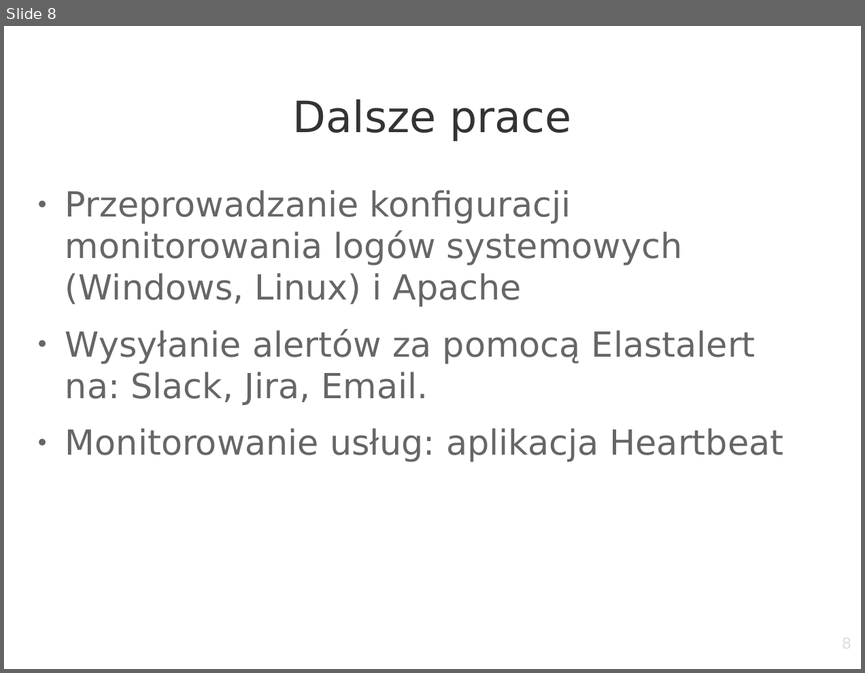
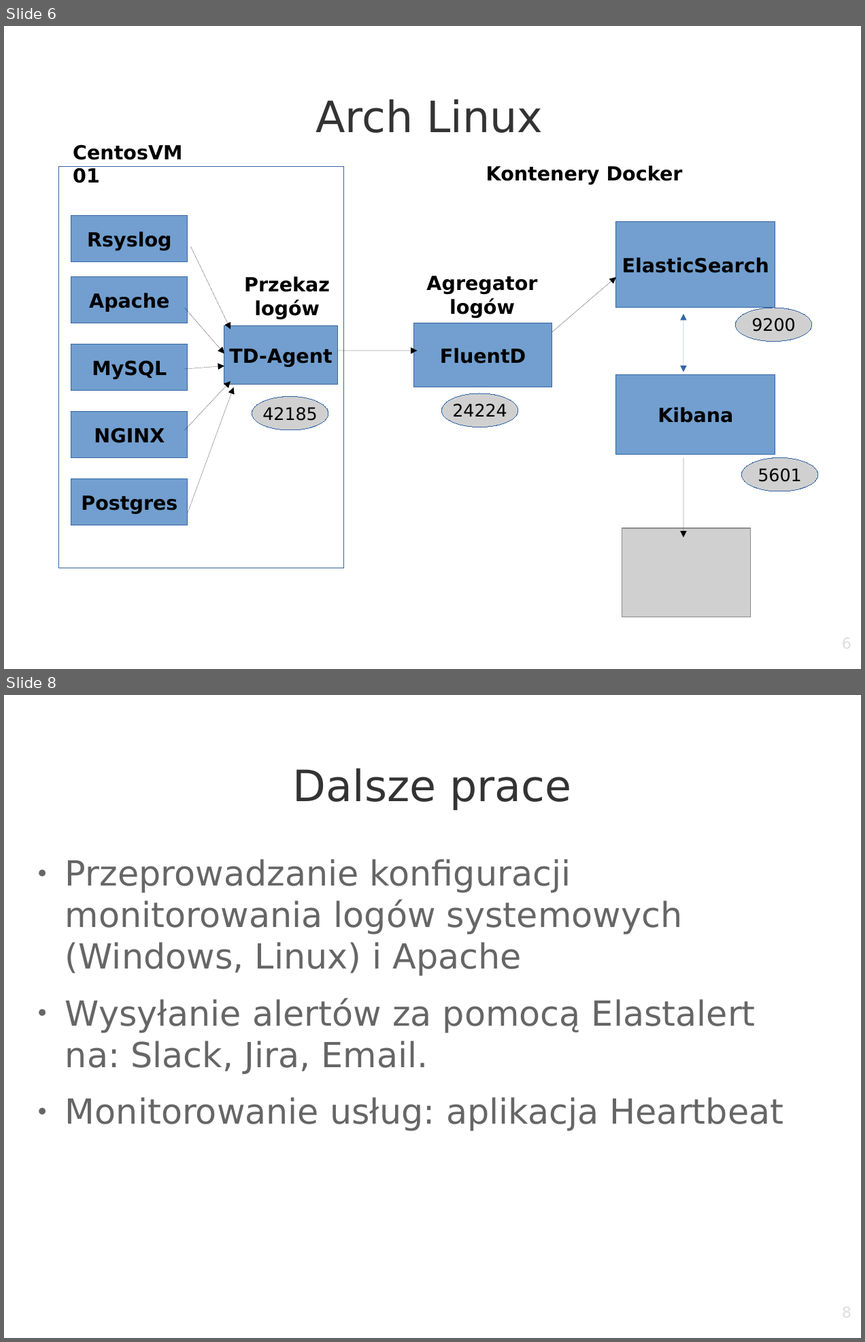
Before and after one commit to szymow/ELK, a slide deck: praca-magisterska.odp. Shown one above the other, each under a label of ours: slide 8 before the commit, slides 6 and 8 after it; the slides between them are not shown. The pictures are 865x673 and 865x1342 pixels, drawn with LibreOffice and Linux fonts; fonts in the diff are those of the drawing; grey boxes stand for pictures; background and template pictures are left out. Boxes give left, top, right and bottom in pixels: in the first picture for what was removed or moved away, otherwise in the second. Text is boxed around its words. In the diff, an @@ line names an element or a change of style, - is before the commit and + after.

```diff
--- a/praca-magisterska.odp
+++ b/praca-magisterska.odp
@@ slide 6 added at [4,26,861,669], background picture (left out) @@
@@ title added at [315,99,543,133], 40 pt, text #333333 @@
+Arch Linux
@@ text added at [65,136,200,189], 18 pt, text #000000, bold @@
+CentosVM01
@@ rectangle added at [59,167,344,568], outline #3465A4 0 pt @@
@@ text added at [486,165,683,184], 18 pt, text #000000, bold @@
+Kontenery Docker
@@ rectangle added at [71,216,188,261], fill #729FCF, outline #3465A4 0 pt, 18 pt, text #000000, bold @@
+Rsyslog
@@ rectangle added at [616,222,775,308], fill #729FCF, outline #3465A4 0 pt, 18 pt, text #000000, bold @@
+ElasticSearch
@@ arrow added from (190, 246) to (230, 329), #000000 0 pt @@
@@ rectangle added at [71,277,188,323], fill #729FCF, outline #3465A4 0 pt, 18 pt, text #000000, bold @@
+Apache
@@ text added at [244,276,330,319], 18 pt, text #000000, bold @@
+Przekaz logów
@@ text added at [426,276,537,318], 18 pt, text #000000, bold @@
+Agregator logów
@@ arrow added from (552, 332) to (616, 277), #000000 0 pt @@
@@ arrow added from (184, 308) to (224, 353), #000000 0 pt @@
@@ picture added at [736,308,812,341], 16 pt, text #000000 @@
+9200
@@ rectangle added at [224,326,338,384], fill #729FCF, outline #3465A4 0 pt, 18 pt, text #000000, bold @@
+TD-Agent
@@ rectangle added at [415,323,552,388], fill #729FCF, outline #3465A4 0 pt, 18 pt, text #000000, bold @@
+FluentD
@@ double arrow added from (683, 314) to (683, 372), #3465A4 0 pt @@
@@ rectangle added at [71,344,188,390], fill #729FCF, outline #3465A4 0 pt, 18 pt, text #000000, bold @@
+MySQL
@@ arrow added from (338, 350) to (417, 350), #000000 0 pt @@
@@ arrow added from (184, 369) to (224, 366), #000000 0 pt @@
@@ arrow added from (184, 431) to (230, 382), #000000 0 pt @@
@@ arrow added from (188, 513) to (233, 388), #000000 0 pt @@
@@ rectangle added at [616,375,775,454], fill #729FCF, outline #3465A4 0 pt, 18 pt, text #000000, bold @@
+Kibana
@@ rectangle added at [71,412,188,458], fill #729FCF, outline #3465A4 0 pt, 18 pt, text #000000, bold @@
+NGINX
@@ picture added at [252,396,328,429], 16 pt, text #000000 @@
+42185
@@ picture added at [442,393,518,427], 16 pt, text #000000 @@
+24224
@@ arrow added from (683, 458) to (683, 537), #000000 0 pt @@
@@ picture added at [742,458,818,491], 16 pt, text #000000 @@
+5601
@@ rectangle added at [71,480,188,525], fill #729FCF, outline #3465A4 0 pt, 18 pt, text #000000, bold @@
+Postgres
@@ picture added at [622,529,751,617] @@
@@ page number added at [653,634,852,669], 14 pt, text #DDDDDD @@
+6
```
Also in this commit, not shown: 2 slides changed, 1 other slide added, 2 slides removed.
